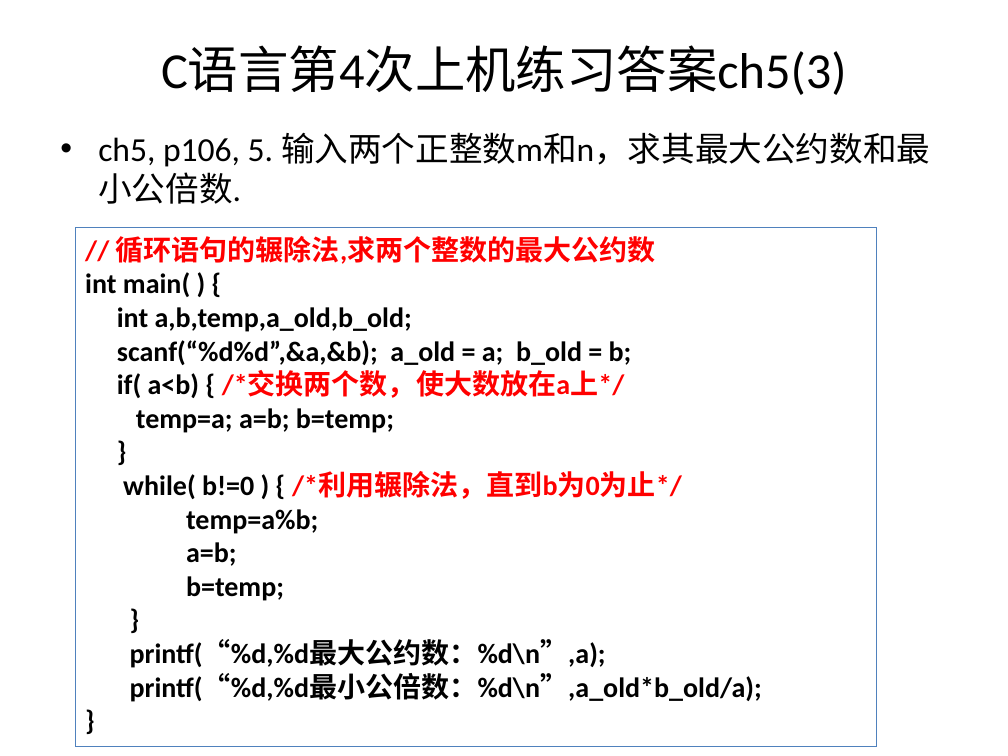
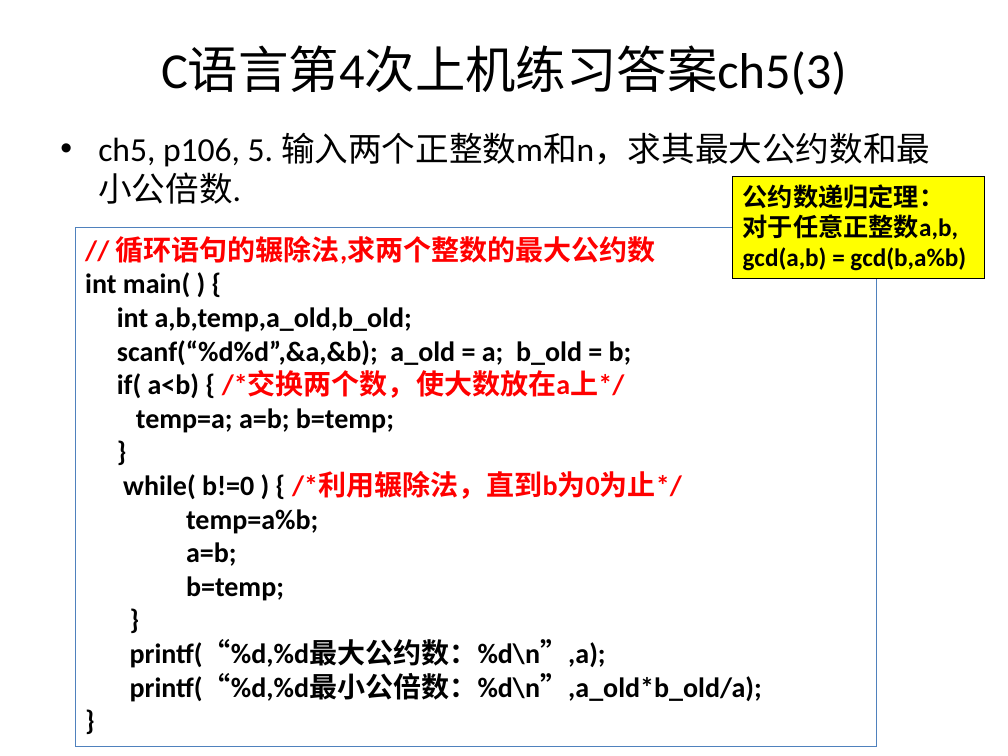
Before and after one commit to jtrfid/C-Repositories, a slide deck: slide 33 of 2016/上机安排.pptx. Drawn at 1008x756 pixels with LibreOffice and Linux fonts; fonts in the diff are those of the drawing. Boxes give left, top, right and bottom in pixels: in the first picture for what was removed or moved away, otherwise in the second. Text is boxed around its words. In the diff, an @@ line names an element or a change of style, - is before the commit and + after.

```diff
--- a/2016/上机安排.pptx
+++ b/2016/上机安排.pptx
@@ rectangle added at (733,176,985,278), fill #FFFF00, outline #000000 0.75 pt, 18 pt, text #000000, bold @@
+公约数递归定理：
+对于任意正整数a,b,
+gcd(a,b) = gcd(b,a%b)
```
Also in this commit, not shown: 5 other slides changed, 5 other files.
